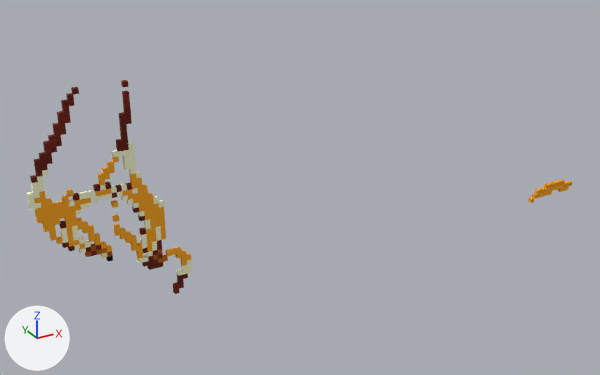
The OBJ model Resources/Remastered/Fights3D/709/smoothed/Fight_709_2_04_fx.obj: old version first, new version second.
Camera for both pictures: a 50 mm camera at (-2.08, -11.69, 20.66) aimed at (5.92, 2.85, 13.4). Arrows for +X, +Y and +Z are at lower left; the lights stay in place. The first picture is the older version. Where no turn or scale is listed for an object, it has been applied to the vertices. Vertices at exactly the same position are counted once.

Names of what the first picture shows: 'Fight_709_2_04_fx'.
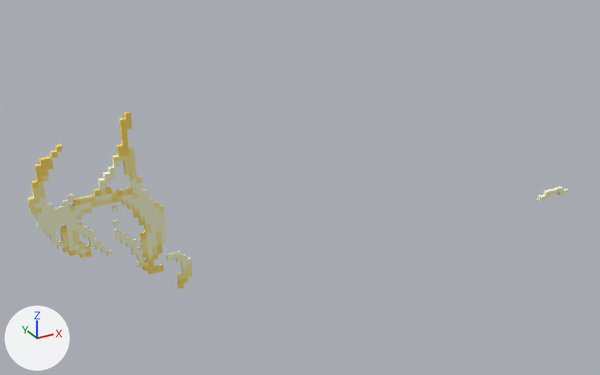
The newer file is also turned or shifted as a whole; pictures and numbers use the older file's frame.

Edits to the bpy script that builds the scene:
```text
Change me_fight_709_2_04_fx:
    used by ob_fight_709_2_04_fx; location = (0.0, 0.0, 0.0)
    remove me_fight_709_2_04_fx.from_pydata(...)  # 1050 vertices, 1054 faces; spans x 0.2..13.9, y 2.5..2.6, z 11.7..16.4
    add me_fight_709_2_04_fx.from_pydata(...)  # 886 vertices, 888 faces; spans x 0.2..13.8, y 2.5..2.6, z 11.7..15.8
    me_fight_709_2_04_fx part 1: the loose piece of 8 vertices spanning x 2.1..2.2, y 2.5..2.6, z 16.3..16.4 is deleted
    me_fight_709_2_04_fx part 2: 200 vertices removed from x 0.2..3.2, y 2.5..2.6, z 11.8..16.4; 86 vertices added at x 0.2..3.2, y 2.5..2.6, z 12.0..15.5
    me_fight_709_2_04_fx part 3: 64 vertices removed from x 12.5..13.9, y 2.5..2.6, z 11.7..12.1; 22 vertices added at x 12.8..13.8, y 2.5..2.6, z 11.7..11.8
    me_fight_709_2_04_fx part 4: 482 kept faces spanning x 0.2..13.8, y 2.5..2.6, z 11.8..15.8 get new texture (UV) coordinates
```

Changed parts and their boxes [x1, y1, x2, y2] in the pictures (600 x 375 px):
'Fight_709_2_04_fx', reshaped (17% shorter)
    before: [27, 80, 572, 294]
    after: [27, 112, 568, 289]
part 1 of me_fight_709_2_04_fx, deleted
    before: [121, 80, 129, 87]
part 2 of me_fight_709_2_04_fx, cut back
    before: [27, 87, 191, 294]
    after: [29, 123, 192, 283]
part 3 of me_fight_709_2_04_fx, cut back
    before: [528, 179, 572, 203]
    after: [537, 188, 568, 201]
part 4 of me_fight_709_2_04_fx, surface changed
    both: [27, 113, 563, 289]
